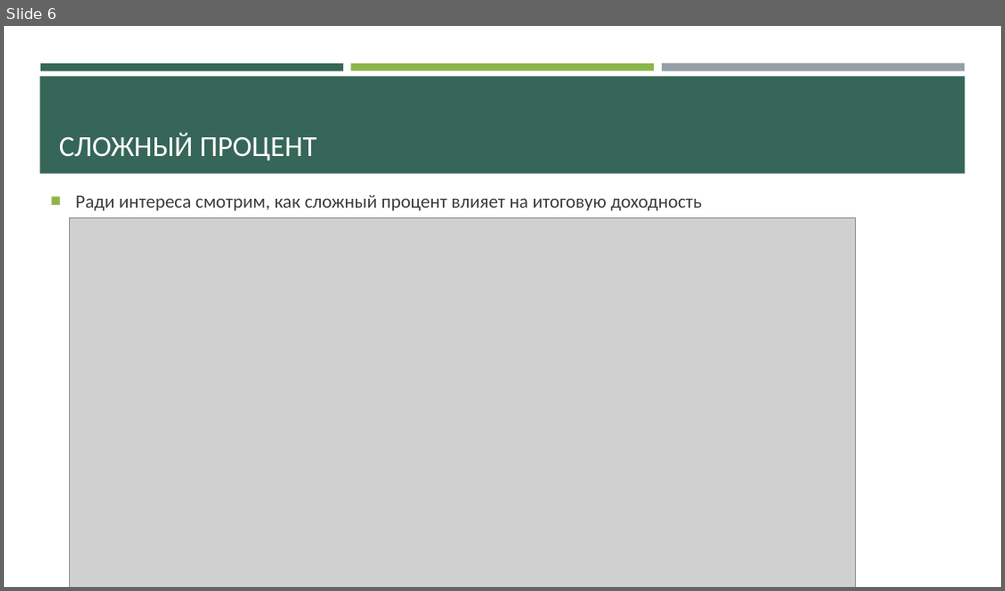
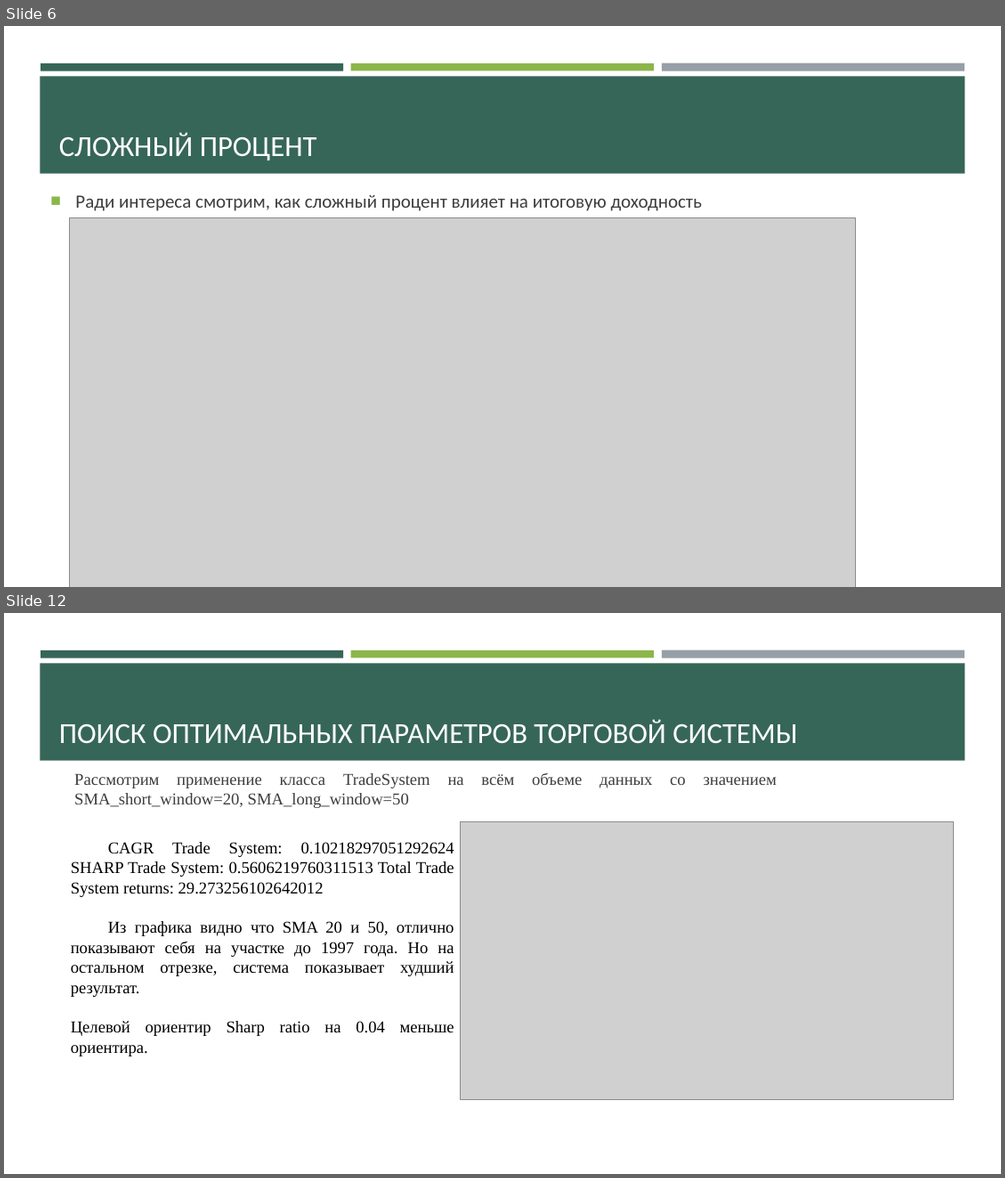
Before and after one commit to Den-is-me/test_ff, a slide deck: Торговля фондом VFINX.pptx. Shown one above the other, each under a label of ours: slide 6 before the commit, slides 6 and 12 after it; the slides between them are not shown. The pictures are 1005x591 and 1005x1178 pixels, drawn with LibreOffice and Linux fonts; fonts in the diff are those of the drawing; grey boxes stand for pictures. Boxes give left, top, right and bottom in pixels: in the first picture for what was removed or moved away, otherwise in the second. Text is boxed around its words. In the diff, an @@ line names an element or a change of style, - is before the commit and + after.

```diff
--- a/Торговля фондом VFINX.pptx
+++ b/Торговля фондом VFINX.pptx
@@ slide 12 added at (4,613,1001,1174), background #FFFFFF; not listed: 4 template elements that a slide beside it also shows @@
@@ title added at (59,720,797,743), 28 pt, text #FFFFFF @@
+ПОИСК ОПТИМАЛЬНЫХ ПАРАМЕТРОВ ТОРГОВОЙ СИСТЕМЫ
@@ text added at (74,773,430,808), 16 pt, text #3D3D3D @@
+  Рассмотрим применение класса TradeSystem на всём объеме данных со значением SMA_short_window=20, SMA_long_window=50
@@ picture added at (461,821,953,1099) @@
@@ text added at (71,842,454,1056), 16 pt, text #000000 @@
+CAGR Trade System: 0.10218297051292624 SHARP Trade System: 0.5606219760311513 Total Trade System returns: 29.273256102642012
+Из графика видно что SMA 20 и 50, отлично показывают себя на участке до 1997 года. Но на оcтальном отрезке, система показывает худший результат.
+Целевой ориентир Sharp ratio на 0.04 меньше ориентира.
```
Also in this commit, not shown: 4 slides changed, 14 other slides added, 2 other files.
